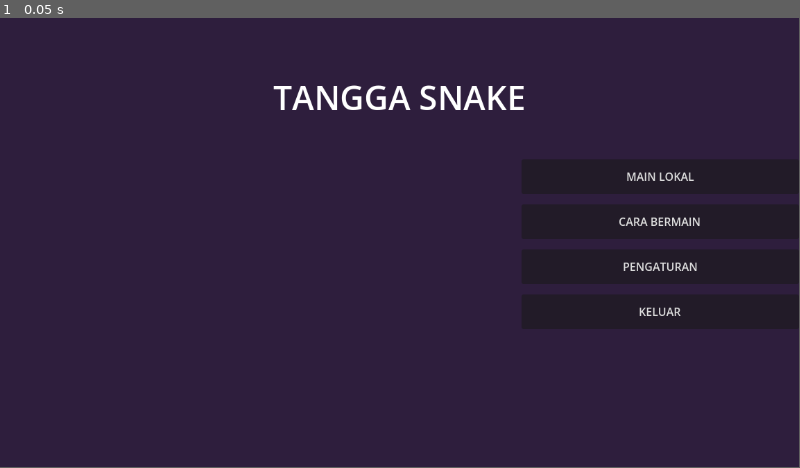
Above: before the commit, frame 1.
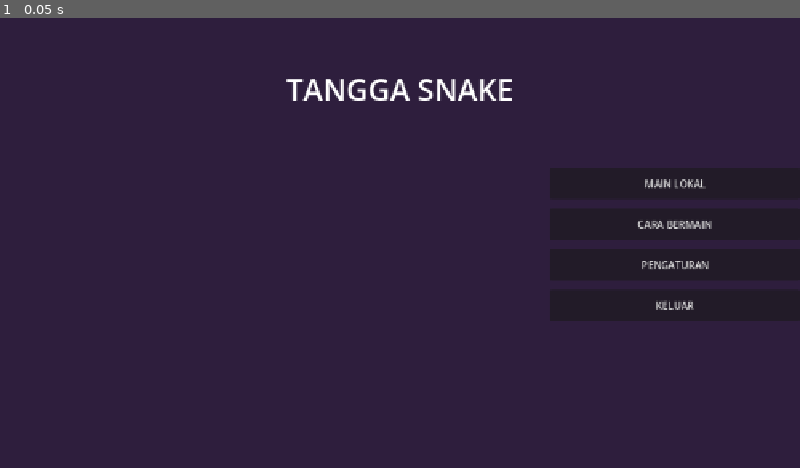
Above: after the commit, the same moment.

Repository: latifatulahfa398-lab/Tangga_Snake
Game: Godot game, scene res://scenes/ui/main_menu.tscn
The game is run twice, just before and just after one commit, with the same random seed, the same clock (stepped at 60 frames per second) and the same inputs. Before the commit the project has no main scene; this scene is started directly in both runs.
Inputs:
- Up to frame 1 (0.05 s): no input
The window is 799x449 before the commit and 800x450 after it. Grey fills any space a smaller window leaves; there, only what the larger window draws over its background counts as a difference.

The runs differ from the first frame. In frame 1, 1.9% of the frame differs, in the area x 34-89%, y 13-67%.

Commit message:
Tahap 7: Konfigurasi project.godot (Main Scene, Autoload GameManager, Display 1280x720) - 2026-10-30 01:26:25

Diff:
--- a/project.godot
+++ b/project.godot
@@ -1,25 +1,28 @@
 ; Engine configuration file.
 ; It's best edited using the editor UI and not directly,
-; since the parameters that go here are not all obvious.
-;
-; Format:
-;   [section] ; section goes between []
-;   param=value ; assign values to parameters
+; but it can be edited manually as well.
 
 config_version=5
 
 [application]
 
-config/name="Tangga_Ular"
-config/features=PackedStringArray("4.6", "GL Compatibility")
+config/name="Tangga Snake"
+config/features=PackedStringArray("4.3", "Forward Plus")
+run/main_scene="res://scenes/ui/main_menu.tscn"
 config/icon="res://icon.svg"
 
-[physics]
+[autoload]
 
-3d/physics_engine="Jolt Physics"
+GameManager="*res://scripts/global/game_manager.gd"
+
+[display]
+
+window/size/viewport_width=1280
+window/size/viewport_height=720
+window/size/resizable=true
+window/stretch/mode="canvas_items"
+window/stretch/aspect="keep"
 
 [rendering]
 
-rendering_device/driver.windows="d3d12"
-renderer/rendering_method="gl_compatibility"
-renderer/rendering_method.mobile="gl_compatibility"
+renderer/rendering_method="forward_plus"
